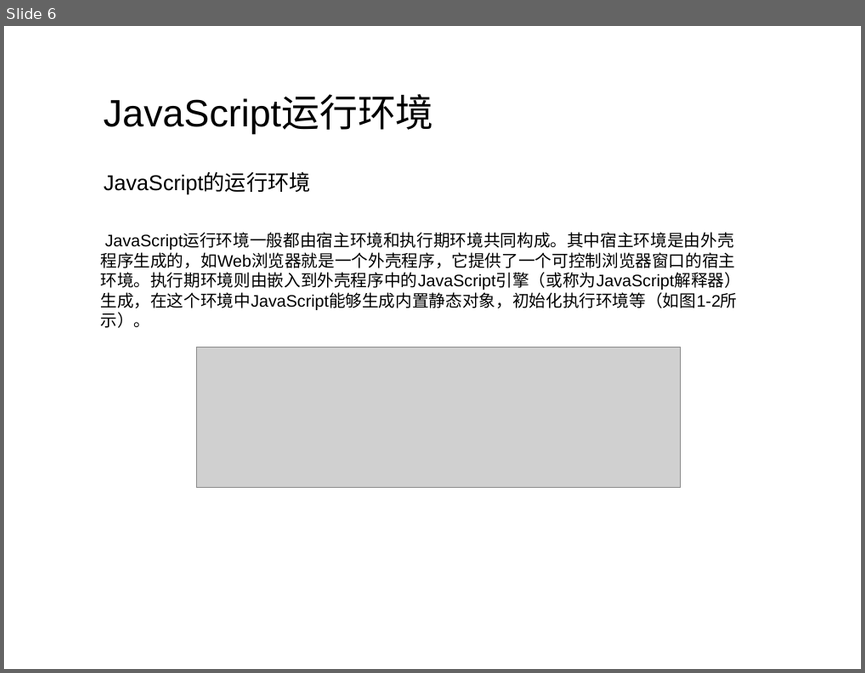
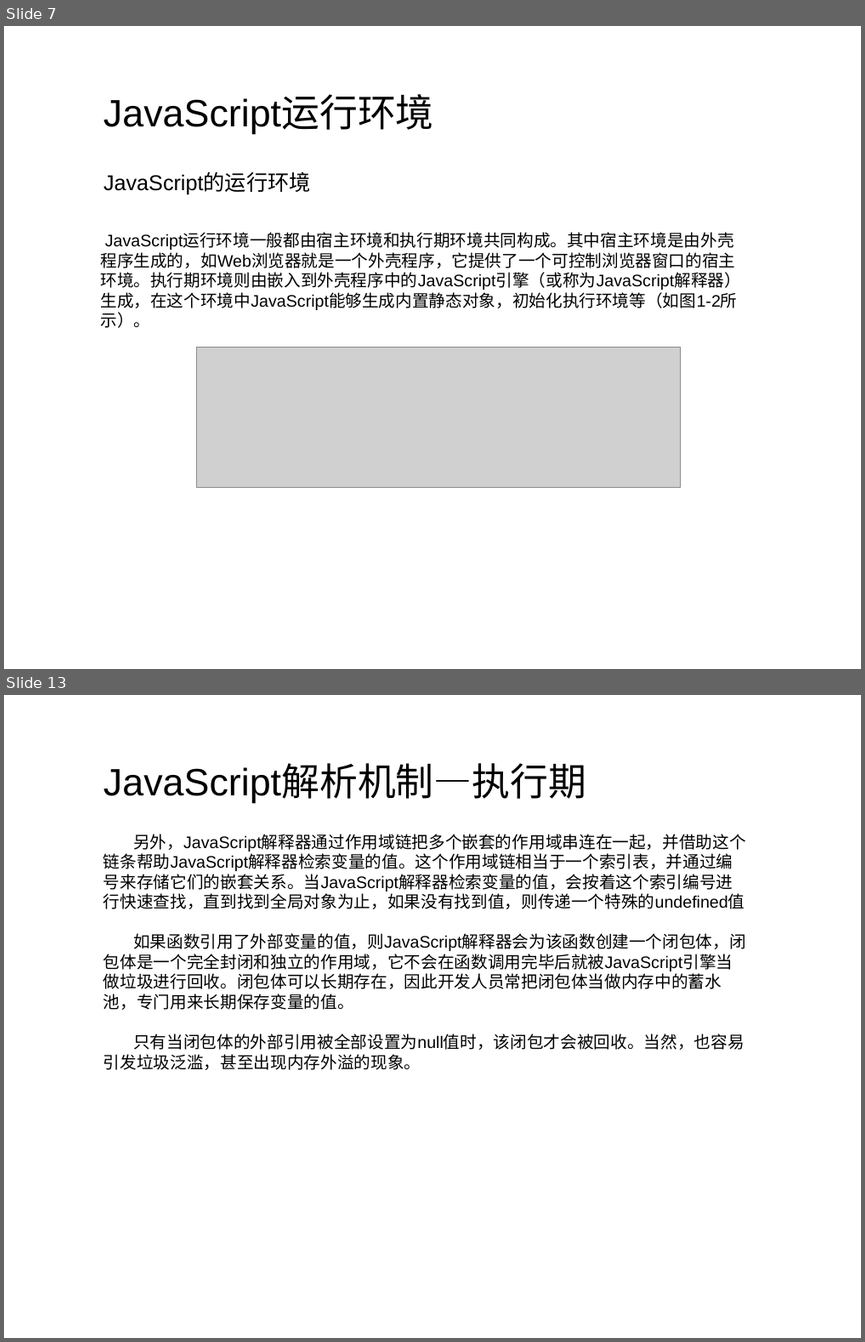
Before and after one commit to sysumiac/homework2014, a slide deck: Lecture4-JavaScript进阶之运行机制解析/ppt4002.pptx. Shown one above the other, each under a label of ours: slide 6 before the commit, slides 7 and 13 after it; the slides between them are not shown. The pictures are 865x673 and 865x1342 pixels, drawn with LibreOffice and Linux fonts; fonts in the diff are those of the drawing; grey boxes stand for pictures; background and template pictures are left out. Boxes give left, top, right and bottom in pixels: in the first picture for what was removed or moved away, otherwise in the second. Text is boxed around its words. In the diff, an @@ line names an element or a change of style, - is before the commit and + after.

```diff
--- a/Lecture4-JavaScript进阶之运行机制解析/ppt4002.pptx
+++ b/Lecture4-JavaScript进阶之运行机制解析/ppt4002.pptx
@@ slide 13 added at [4,695,861,1338], background picture (left out) @@
@@ text added at [103,766,586,803], 32 pt, text #000000 @@
+JavaScript解析机制—执行期
@@ text added at [103,834,746,1070], 14 pt, text #000000 @@
+另外，JavaScript解释器通过作用域链把多个嵌套的作用域串连在一起，并借助这个链条帮助JavaScript解释器检索变量的值。这个作用域链相当于一个索引表，并通过编号来存储它们的嵌套关系。当JavaScript解释器检索变量的值，会按着这个索引编号进行快速查找，直到找到全局对象为止，如果没有找到值，则传递一个特殊的undefined值
+如果函数引用了外部变量的值，则JavaScript解释器会为该函数创建一个闭包体，闭包体是一个完全封闭和独立的作用域，它不会在函数调用完毕后就被JavaScript引擎当做垃圾进行回收。闭包体可以长期存在，因此开发人员常把闭包体当做内存中的蓄水池，专门用来长期保存变量的值。
+只有当闭包体的外部引用被全部设置为null值时，该闭包才会被回收。当然，也容易引发垃圾泛滥，甚至出现内存外溢的现象。
@@ what was slide 6 is now slide 7 @@
```
Also in this commit, not shown: 3 slides changed, 4 other slides added, 1 other file.
